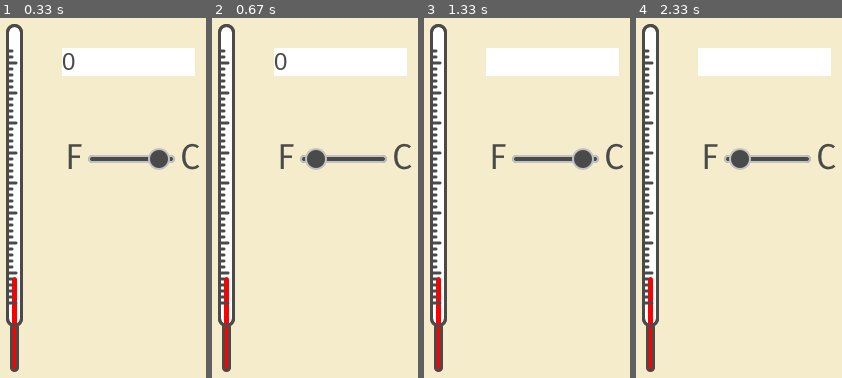
Above: before the commit, frames 1-4 (left to right).
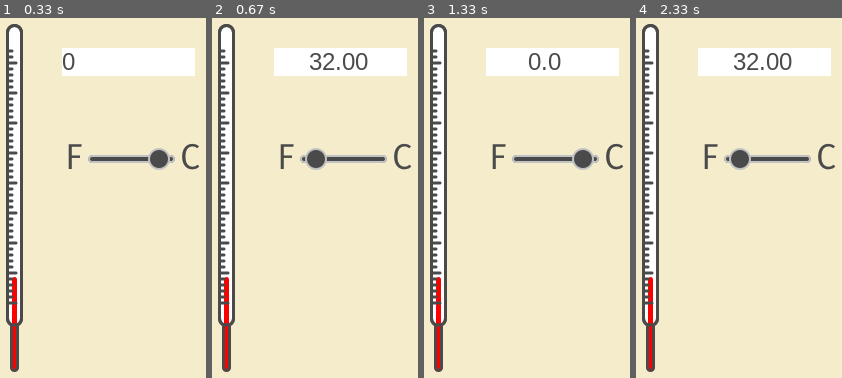
Above: after the commit, the same moments.

Repository: Syldori/TermometroPyGame
Game: pygame game, started from main.py
Two runs of this game, one before a commit and one after it. Both use one fixed random seed, a clock stepped at 60 frames per second and the inputs below.
Inputs (mouse positions are in pixels of both pictures, inside the frame that each line leads up to):
- Up to frame 1 (0.33 s): no input
- Up to frame 2 (0.67 s): click (312, 198) at 0.38 s
- Up to frame 3 (1.33 s): click (527, 226) at 0.72 s; hold Backspace from 1 s (still down)
- Up to frame 4 (2.33 s): release Backspace at 1.47 s; click (outside the picture) at 1.55 s; click (743, 57) at 1.88 s; click (722, 306) at 2.22 s

Frame 1 is identical in both runs. In frame 2, 0.7% of the frame differs, in the area x 30-76%, y 9-15%; in frame 3, 0.3%; in frame 4, 0.6%.

Commit message:
Termometro con conversor - final

Diff:
--- a/main.py
+++ b/main.py
@@ -45,9 +45,15 @@
 
 --Uno de los eventos es que podemos introducir datos directamente
     -Esto se hace en el control de eventos >> responderá solo ante las teclas numericas
+
 --Control del selector para que cambie de F a C con hacer un solo click en cualquier lado de la pantalla y que tranforme el valor a F o a C respectivamente
     -un atributo: si va a estar en F o en C
     -un metodo: el cambio con el click (cambiando el disfraz)
+
+---conversión > transformar lo que introducimos cuando hacemos click en el selector:
+    -metedo convertir en Termometro()
+    -luego en el def start, donde la revisión de eventos, hay que cambiar el selector para que deje de controlar el click
+        >> porque ahora el click va a coectar tb el covnersor
 '''
 
 
@@ -58,6 +64,18 @@
     def __init__(self):
         self.custome = pygame.image.load("termometro/termo1.png") # el disfraz
 
+    def convertir(self, grados, toUnidad): #convertir grados C a F y viceversa
+        resultado = 0 #variable donde guarda el resultado
+        if toUnidad == 'F':
+            resultado = grados * 9/5 + 32
+        elif toUnidad == 'C':
+            resultado = (grados-32)*5/9
+        else: #si no es F ni C
+            resultado = grados
+
+        return '{:10.2f}'.format(resultado) #devuelve el resultado, de longitus 10 y con dos decimales
+
+
 class Selector(): #este es el selector de Fº - Cº
     __tipoUnidad = None #esto es si es F o C
 
@@ -73,12 +91,14 @@
         else:
             return self.__costumes2
 
-    def on_event(self, event): #esto es para que el selector se mueva cuando hagamos click
-        if event.type == pygame.MOUSEBUTTONDOWN:
-            if self.__tipoUnidad == 'F':
-                self.__tipoUnidad = 'C'
-            else:
-                self.__tipoUnidad = 'F'
+    def unidad(self): #esto es un getter para que devuelva F o C
+        return self.__tipoUnidad
+
+    def change (self): #este funciona como interruptor
+        if self.__tipoUnidad == 'F':
+            self.__tipoUnidad = 'C'
+        else:
+            self.__tipoUnidad = 'F'
 
 
 class NumberInput(): #este es el cuadrado donde se pone el valor del texto numerico que pongamos
@@ -86,6 +106,7 @@
     __strValue = "" # este es el atributo a renderizar, porque phyton pinta cadenas
     __position = [0,0] #un array con la posicion del cuadrado, con x e y
     __size = [0,0] #esto es para el tamaño del cuadrado, con ancho por alto
+    __pointsCount = 0 #esto es para que cuente los puntos para los decimales
 
     def __init__(self, value = 0): #con valor por default 0
         self.__font = pygame.font.SysFont('Arial', 24) #esta es la fuente de las letras
@@ -101,11 +122,15 @@
 
     def on_event(self, event): # esto es para que, si el unicode está en los valores puestos, l valor puesto hay que añadirlo al strValue para que lo imprima en pantalla
         if event.type == KEYDOWN: #comprobar la tecla que se pulsa
-            if event.unicode in '0123456789' and len(self.__strValue) < 9:  #esto es para que compruebe si lo que pulsamos está dentro de ese conjunto de numeros y que se limite a un total de nueve digitos
+            if event.unicode in '0123456789' and len(self.__strValue) < 10 or event.unicode == '.' and self.__pointsCount == 0:  #esto es para que compruebe si lo que pulsamos está dentro de ese conjunto de numeros y que se limite a un total de nueve digitos,
        # if event.isdigit() >> otra forma de hacer lo anterior
                 self.__strValue += event.unicode #así aparece el numero pulsado (solo el numero)
                 self.value((self.__strValue)) # actualizar el value, para que quede el valor de lo que insertamos
+                if event.unicode == '.':
+                    self.__pointsCount += 1 # esto es para permitir introducir decimales con punto
             elif event.key == K_BACKSPACE: #comprbar si la tecla sea una determinada, en este caso la de borrar
+                if self.__strValue[-1] == '.': #si la posicion penultima es igual a punto
+                    self.__pointsCount -= 1 #para que si borramos el punto, podamos volver a colocar uno
                 self.__strValue = self.__strValue[:-1] # esto es para que si pulsemos retroceso, solo vaya elimnando el ultimo digito -ya que coje desde el principio hasta el penultimo-
                 self.value((self.__strValue))
 
@@ -130,14 +155,18 @@
         '''
 
     #como position y size son privados de la otra clase, hay que crear setter y getters para informar aqui del tamaño del recuadro
-    def value(self, val =None): # este es el getter del valor
+    def value(self, val=None): # este es el getter del valor
         if val == None:
             return self.__value # este es el valor numerico
         else: #si se informa val
             val = str(val) #transformar el valor en una cadena
             try:
-                self.__value = int(val) #esto es para comprobar que lo que metemos en un numero entero
+                self.__value = float(val) #esto es para comprobar que lo que metemos en un numero entero
                 self.__strValue = val # en esta variable metemos la cadena
+                if '.' in self.__strValue: #si strValue tiene punto >> cada vez que asignamos un valor, inicliazamos pointsCount ocn el valor adecuado
+                   self.__pointsCount = 1
+                else:
+                    self.pointsCount = 0
             except: # esto para si metemos algo que no es adecuado, va a pasar de el, no hacer nada
                 pass
 
@@ -212,7 +241,12 @@
 
                 self.entrada.on_event(event) # el va a comprobar si se han pulsado las teclas adecuadas y modificar su value
 
-                self.selector.on_event(event) #este es para el selector, para que cambie cuando haga click
+                if event.type == pygame.MOUSEBUTTONDOWN:
+                    self.selector.change() #esto es el interruptor para que cambien el selector de tipo de unidad
+                    grados = self.entrada.value() # este es para los grados que hemos introducido
+                    nuevaUnidad = self.selector.unidad() #getter del tipo de unidad
+                    temperatura = self.termometro.convertir(grados, nuevaUnidad) # esto llama al conersor
+                    self.entrada.value(temperatura) #asignar el nuevo valor de la temperatura ya transformada al campo de entrada
 
             # Pintamos el fondo de pantalla
             self.__screen.fill((244,236,203)) #esto es repitar el fondo, para evitar que queden rastros de otros objetos
